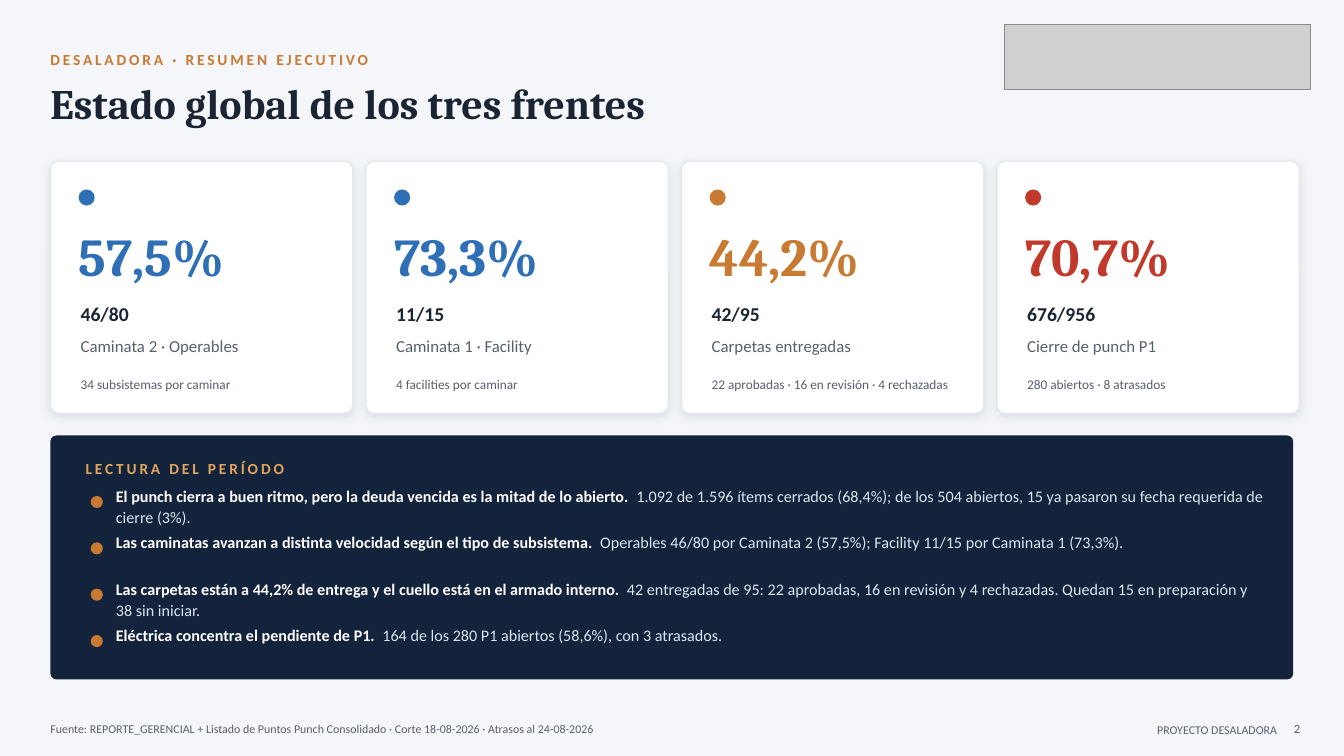
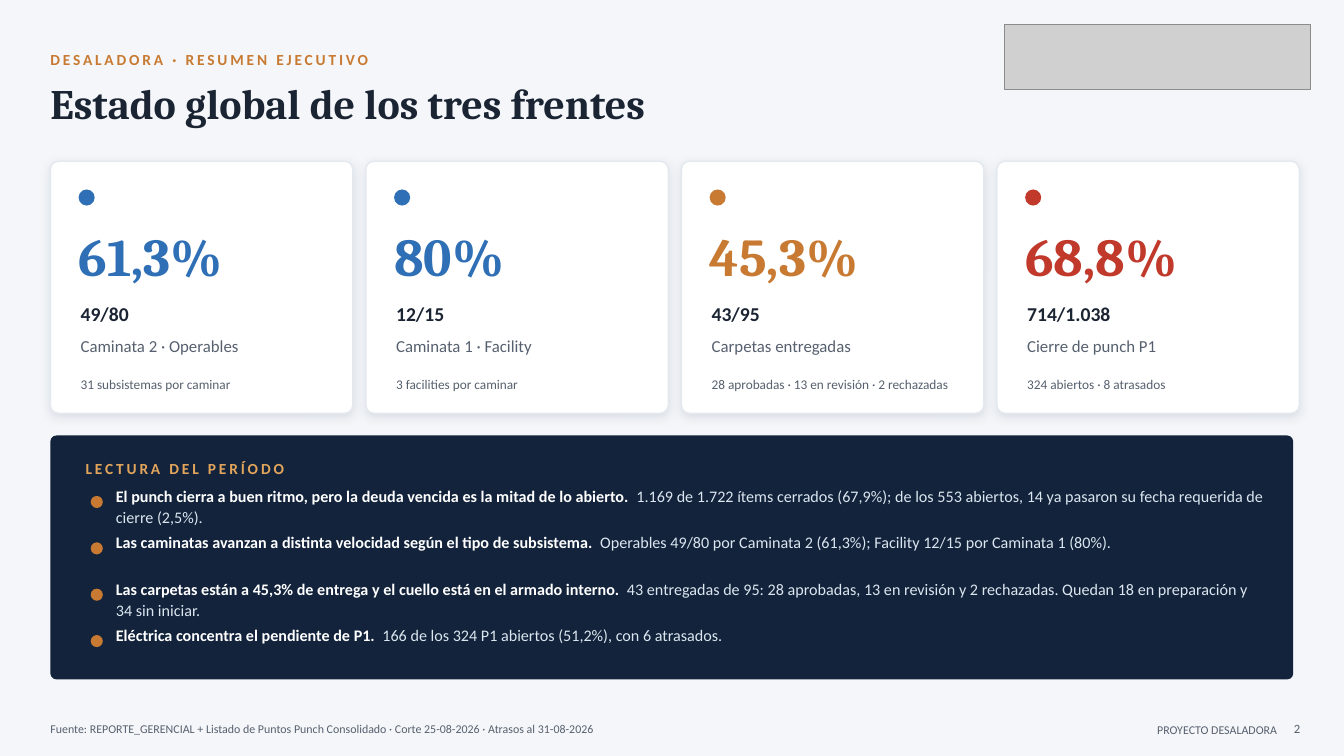
Before and after one commit to tdkvalex/Dashboard-HSEQ, a slide deck: slide 2 of panel_control_TOP_P1/Panel_Control_TOP_P1.pptx. Drawn at 1344x756 pixels with LibreOffice and Linux fonts; fonts in the diff are those of the drawing; grey boxes stand for pictures. Boxes give left, top, right and bottom in pixels: in the first picture for what was removed or moved away, otherwise in the second. Text is boxed around its words. In the diff, an @@ line names an element or a change of style, - is before the commit and + after.

```diff
--- a/panel_control_TOP_P1/Panel_Control_TOP_P1.pptx
+++ b/panel_control_TOP_P1/Panel_Control_TOP_P1.pptx
@@ text at <box>79,240,223,284</box>: text changed @@
-57,5%
+61,3%
@@ text at <box>394,240,504,278</box>: text changed @@
-73,3%
+80%
@@ text at <box>710,240,858,284</box>: text changed @@
-44,2%
+45,3%
@@ text at <box>1025,240,1177,284</box>: text changed @@
-70,7%
+68,8%
@@ text at <box>81,307,129,322</box>: text changed @@
-46/80
+49/80
@@ text at <box>396,307,444,322</box>: text changed @@
-11/15
+12/15
@@ text at <box>712,307,760,322</box>: text changed @@
-42/95
+43/95
@@ text at <box>1027,307,1110,322</box>: text changed @@
-676/956
+714/1.038
@@ text at <box>81,380,230,391</box>: text changed @@
-34 subsistemas por caminar
+31 subsistemas por caminar
@@ text at <box>396,380,517,391</box>: text changed @@
-4 facilities por caminar
+3 facilities por caminar
@@ text at <box>712,380,948,391</box>: text changed @@
-22 aprobadas · 16 en revisión · 4 rechazadas
+28 aprobadas · 13 en revisión · 2 rechazadas
@@ text at <box>1027,380,1165,389</box>: text changed @@
-280 abiertos · 8 atrasados
+324 abiertos · 8 atrasados
@@ text at <box>116,490,1262,525</box>: text changed @@
-El punch cierra a buen ritmo, pero la deuda vencida es la mitad de lo abierto. 1.092 de 1.596 ítems cerrados (68,4%); de los 504 abiertos, 15 ya pasaron su fecha requerida de cierre (3%).
+El punch cierra a buen ritmo, pero la deuda vencida es la mitad de lo abierto. 1.169 de 1.722 ítems cerrados (67,9%); de los 553 abiertos, 14 ya pasaron su fecha requerida de cierre (2,5%).
@@ text at <box>116,536,1111,551</box>: text changed @@
-Las caminatas avanzan a distinta velocidad según el tipo de subsistema. Operables 46/80 por Caminata 2 (57,5%); Facility 11/15 por Caminata 1 (73,3%).
+Las caminatas avanzan a distinta velocidad según el tipo de subsistema. Operables 49/80 por Caminata 2 (61,3%); Facility 12/15 por Caminata 1 (80%).
@@ text at <box>116,583,1247,616</box>: text changed @@
-Las carpetas están a 44,2% de entrega y el cuello está en el armado interno. 42 entregadas de 95: 22 aprobadas, 16 en revisión y 4 rechazadas. Quedan 15 en preparación y 38 sin iniciar.
+Las carpetas están a 45,3% de entrega y el cuello está en el armado interno. 43 entregadas de 95: 28 aprobadas, 13 en revisión y 2 rechazadas. Quedan 18 en preparación y 34 sin iniciar.
@@ text at <box>116,629,722,644</box>: text changed @@
-Eléctrica concentra el pendiente de P1. 164 de los 280 P1 abiertos (58,6%), con 3 atrasados.
+Eléctrica concentra el pendiente de P1. 166 de los 324 P1 abiertos (51,2%), con 6 atrasados.
@@ text at <box>50,725,594,735</box>: text changed @@
-Fuente: REPORTE_GERENCIAL + Listado de Puntos Punch Consolidado · Corte 18-08-2026 · Atrasos al 24-08-2026
+Fuente: REPORTE_GERENCIAL + Listado de Puntos Punch Consolidado · Corte 25-08-2026 · Atrasos al 31-08-2026
```
Also in this commit, not shown: 16 other slides changed, 8 other files.
